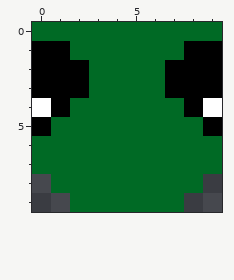
Pixel-art sprite, stored at images/headdown.png. This is how it looked before the edit.
The file is 10x10 pixels.
Once edited:
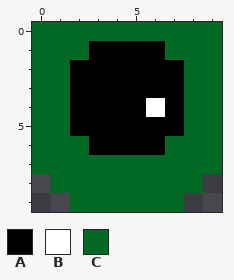
Palette (. is transparent): A #000000  B #ffffff  C #006a25
The edit:
@@ x 0..9 @@
  0 CCCCCCCCCC
- 1 AACCCCCCAA
- 2 AAACCCCAAA
- 3 AAACCCCAAA
- 4 BACCCCCCAB
- 5 ACCCCCCCCA
- 6 CCCCCCCCCC
+ 1 CCCAAAACCC
+ 2 CCAAAAAACC
+ 3 CCAAAAAACC
+ 4 CCAAAABACC
+ 5 CCAAAAAACC
+ 6 CCCAAAACCC
  7 CCCCCCCCCC
Pixel boxes of the changes (left, top, right, bottom) in both pictures:
changed: (32, 41, 222, 155)
